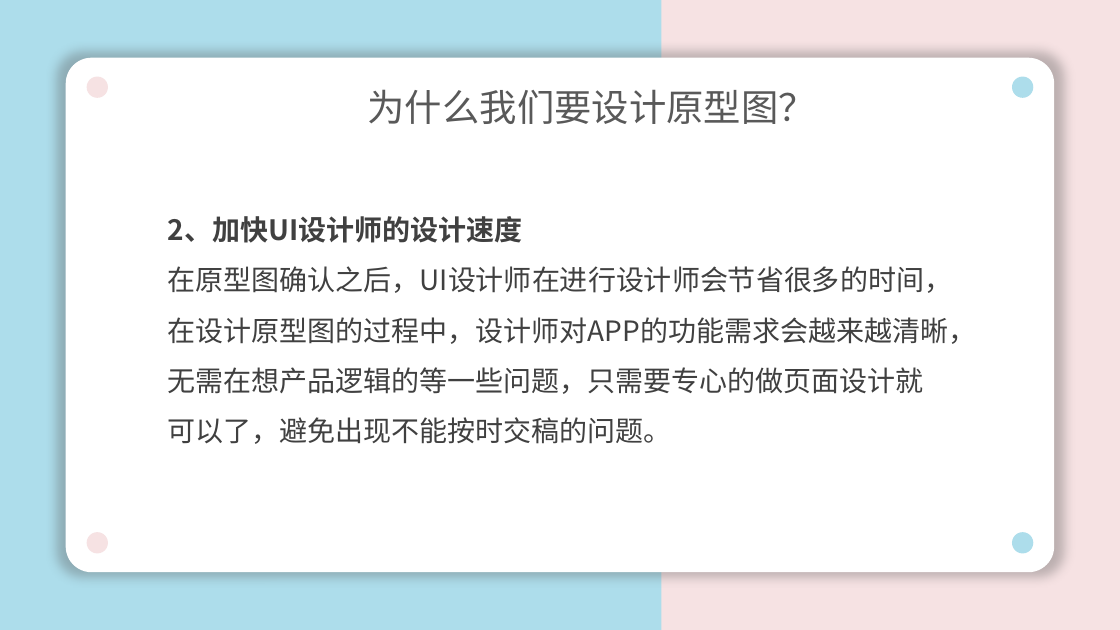
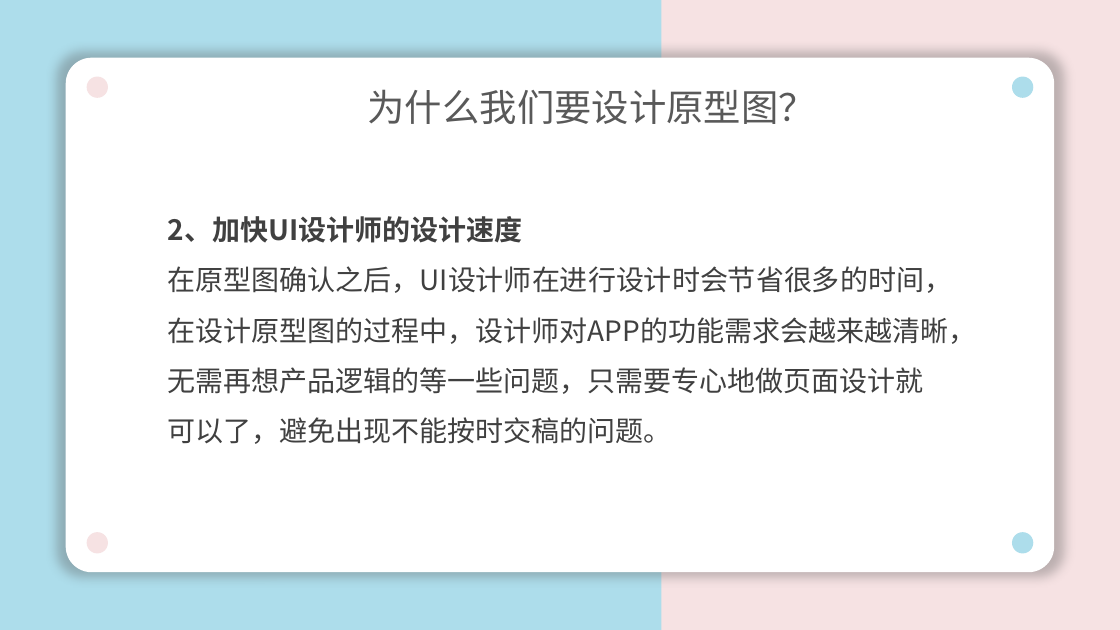
Before and after one commit to lenovo-wu/G016ZUCC-SRA2022, a slide deck: slide 12 of 翻转课堂4.pptx. Drawn at 1120x630 pixels with LibreOffice and Linux fonts; fonts in the diff are those of the drawing. Boxes give left, top, right and bottom in pixels: in the first picture for what was removed or moved away, otherwise in the second. Text is boxed around its words. In the diff, an @@ line names an element or a change of style, - is before the commit and + after.

```diff
--- a/翻转课堂4.pptx
+++ b/翻转课堂4.pptx
@@ text at [168,266,976,444]: text changed @@
-在原型图确认之后，UI设计师在进行设计师会节省很多的时间，在设计原型图的过程中，设计师对APP的功能需求会越来越清晰，无需在想产品逻辑的等一些问题，只需要专心的做页面设计就可以了，避免出现不能按时交稿的问题。
+在原型图确认之后，UI设计师在进行设计时会节省很多的时间，在设计原型图的过程中，设计师对APP的功能需求会越来越清晰，无需再想产品逻辑的等一些问题，只需要专心地做页面设计就可以了，避免出现不能按时交稿的问题。
```
Also in this commit, not shown: 4 other slides changed.
